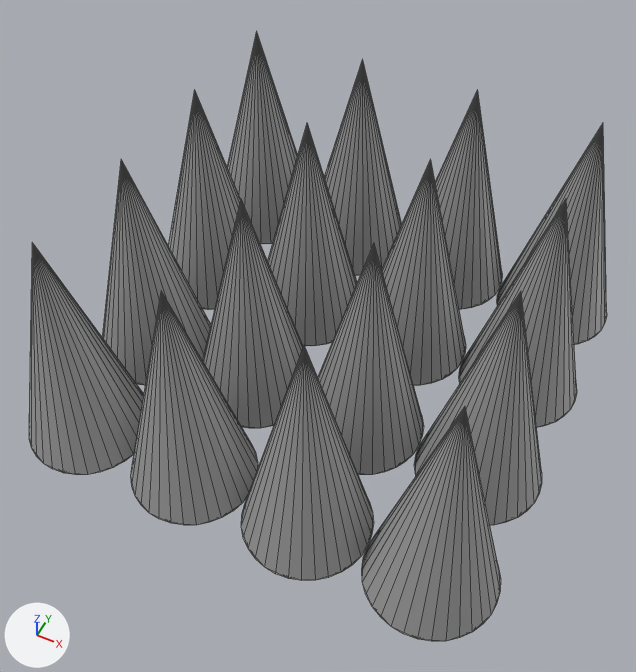
Two versions of the glTF model src/assets/spikes.glb, one commit apart.
Both versions are drawn from a 50 mm camera at (1.05, -2.26, 3.05) aimed at (0.01, -0.18, 0.45). The axes (+X, +Y, +Z) are drawn at lower left. The lights are the same throughout. Mesh edges are drawn as thin lines. Where no turn or scale is listed for an object, it has been applied to the vertices. Vertices at the same position are counted once.
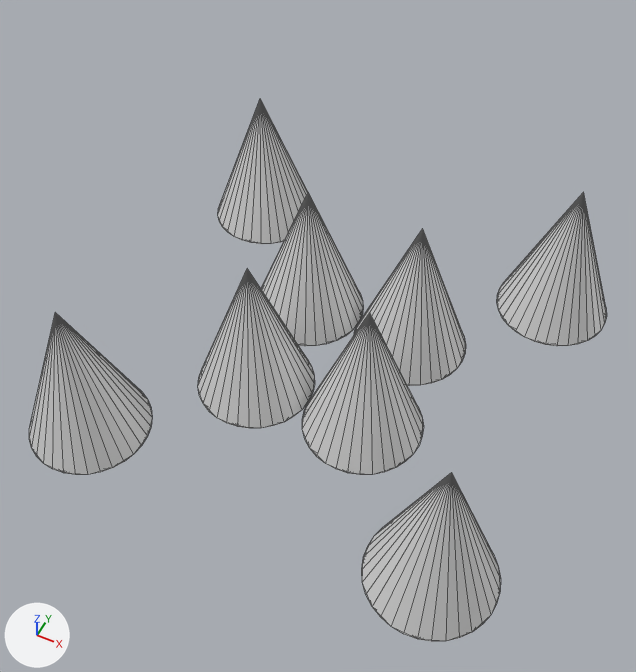
The newer file is also rescaled (x0.75), turned or shifted as a whole; pictures and numbers use the older file's frame.

What differs and where, as boxes (x1, y1, x2, y2) in the pictures (636 x 672 px):
'Cone.001', recoloured, reshaped (11% shorter)
    before: (29, 31, 607, 641)
    after: (29, 99, 607, 641)

What the commit changed:
Material 'Material.001' (mat_material_001) changes colour from grey #a6a6a6 to light grey #dddddd; in linear values from (0.383, 0.383, 0.383) to (0.723, 0.723, 0.723).
me_cone_027 is used by ob_cone_001; location (-0.75, -0.75, 0.6).
me_cone_027 had 513 vertices, 992 faces and spanned x -0.25..1.75, y -0.25..1.75, z -0.5..0.5.
me_cone_027 now has 261 vertices, 496 faces and spans x -0.25..1.75, y -0.25..1.75, z -0.5..0.17.
me_cone_027 part 1: 25 vertices moved from x -0.05..1.55, y -0.05..1.55, z -0.5..0.5 to x -0.05..1.55, y -0.05..1.55, z -0.5..0.17; 259 vertices removed from x -0.25..1.75, y -0.25..1.75, z -0.5..0.5; 7 vertices added at x 0.0..1.5, y 0.0..1.5, z 0.17.
